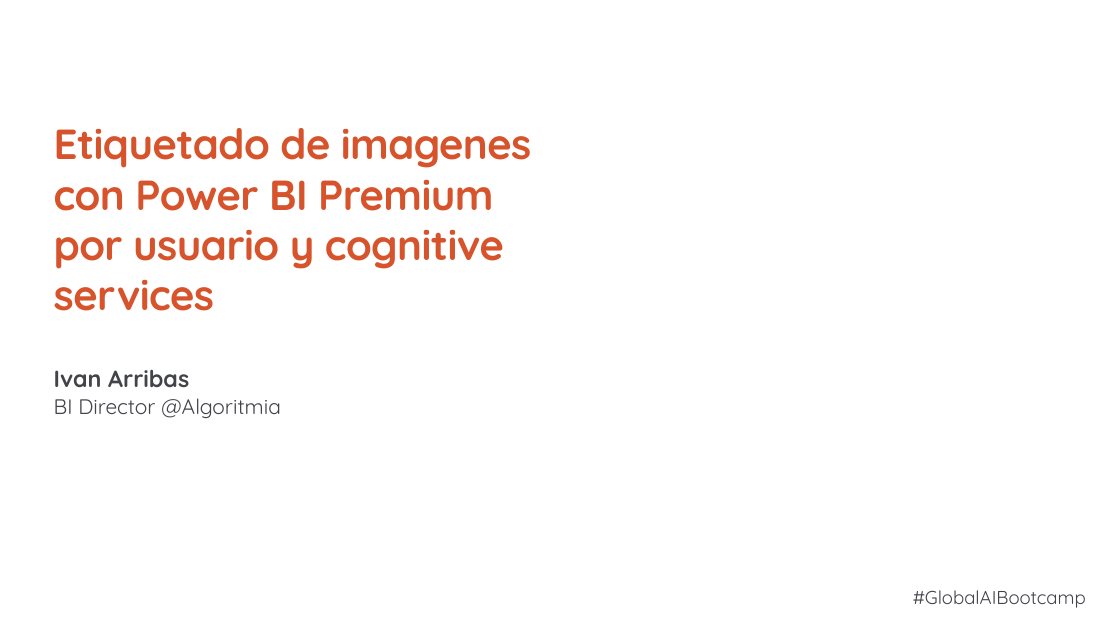
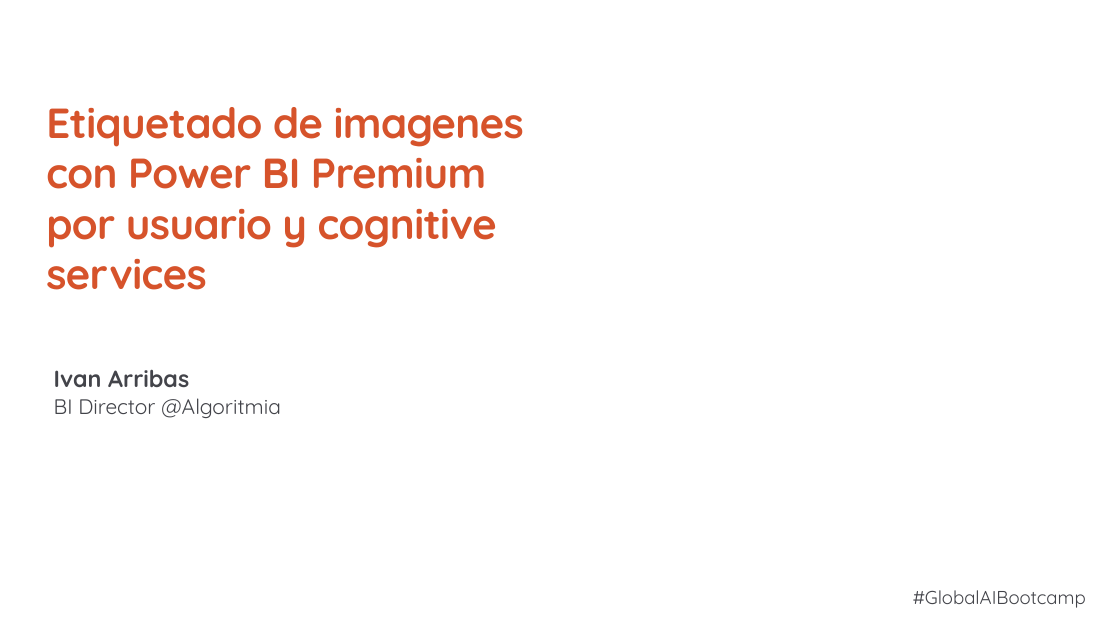
Before and after one commit to GlobalAISpain/GlobalAIBootcamp2020, a slide deck: slide 2 of PPT/16 Etiquetado de imagenes con Power BI Premium por usuario y cognitive services.pptx. Drawn at 1120x630 pixels with LibreOffice and Linux fonts; fonts in the diff are those of the drawing; background and template pictures are left out. Boxes give left, top, right and bottom in pixels: in the first picture for what was removed or moved away, otherwise in the second. Text is boxed around its words. In the diff, an @@ line names an element or a change of style, - is before the commit and + after.

```diff
--- a/PPT/16 Etiquetado de imagenes con Power BI Premium por usuario y cognitive services.pptx
+++ b/PPT/16 Etiquetado de imagenes con Power BI Premium por usuario y cognitive services.pptx
@@ title "Etiquetado de imagenes con Power ...": place and size @@
-title "Etiquetado de imagenes con Power ..." at <box>54,128,531,311</box>
+title "Etiquetado de imagenes con Power ..." at <box>46,107,524,290</box>
```
Also in this commit, not shown: 1 slide added, 1 slide removed, 15 other files.
